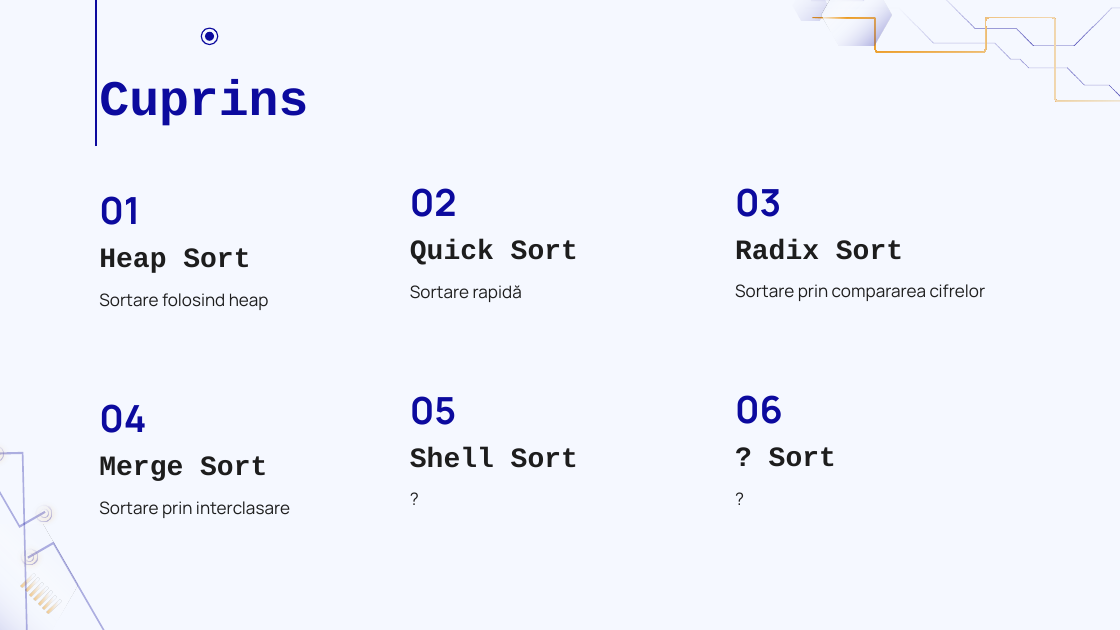
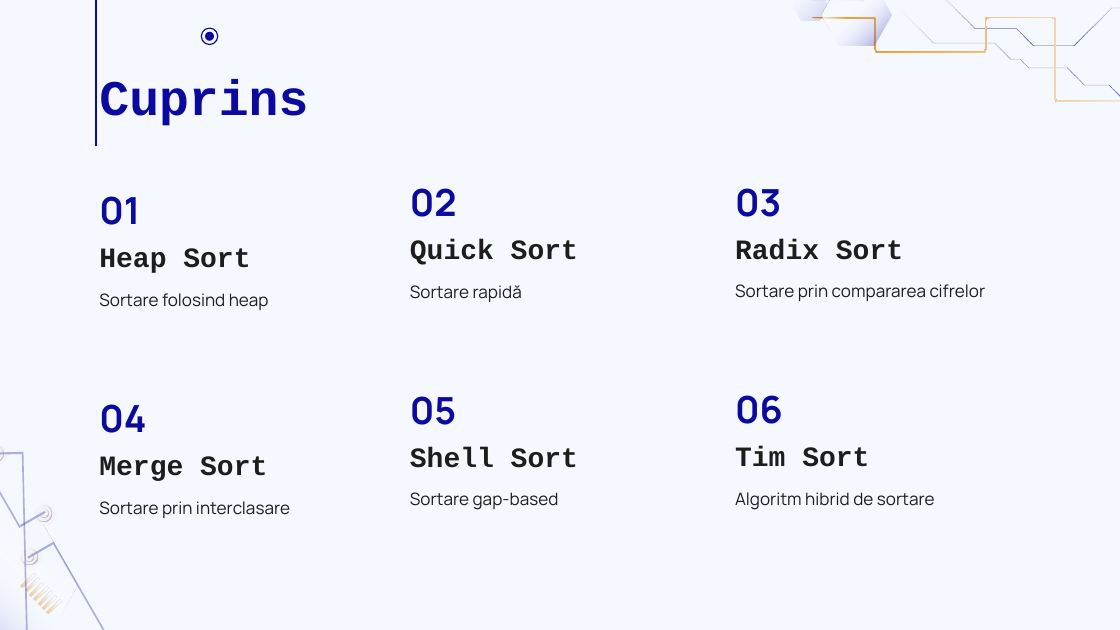
Before and after one commit to biancalautaru/Sorting-Algorithms-Comparison, a slide deck: slide 2 of Algoritmi de sortare.pptx. Drawn at 1120x630 pixels with LibreOffice and Linux fonts; fonts in the diff are those of the drawing. Boxes give left, top, right and bottom in pixels: in the first picture for what was removed or moved away, otherwise in the second. Text is boxed around its words. In the diff, an @@ line names an element or a change of style, - is before the commit and + after.

```diff
--- a/Algoritmi de sortare.pptx
+++ b/Algoritmi de sortare.pptx
@@ text at box(735, 447, 869, 467): text changed @@
-? Sort
+Tim Sort
@@ subtitle at box(410, 492, 559, 510): text changed @@
-?
+Sortare gap-based
@@ text at box(735, 492, 935, 510): text changed @@
-?
+Algoritm hibrid de sortare
```
Also in this commit, not shown: 2 other slides changed, 6 other files.
